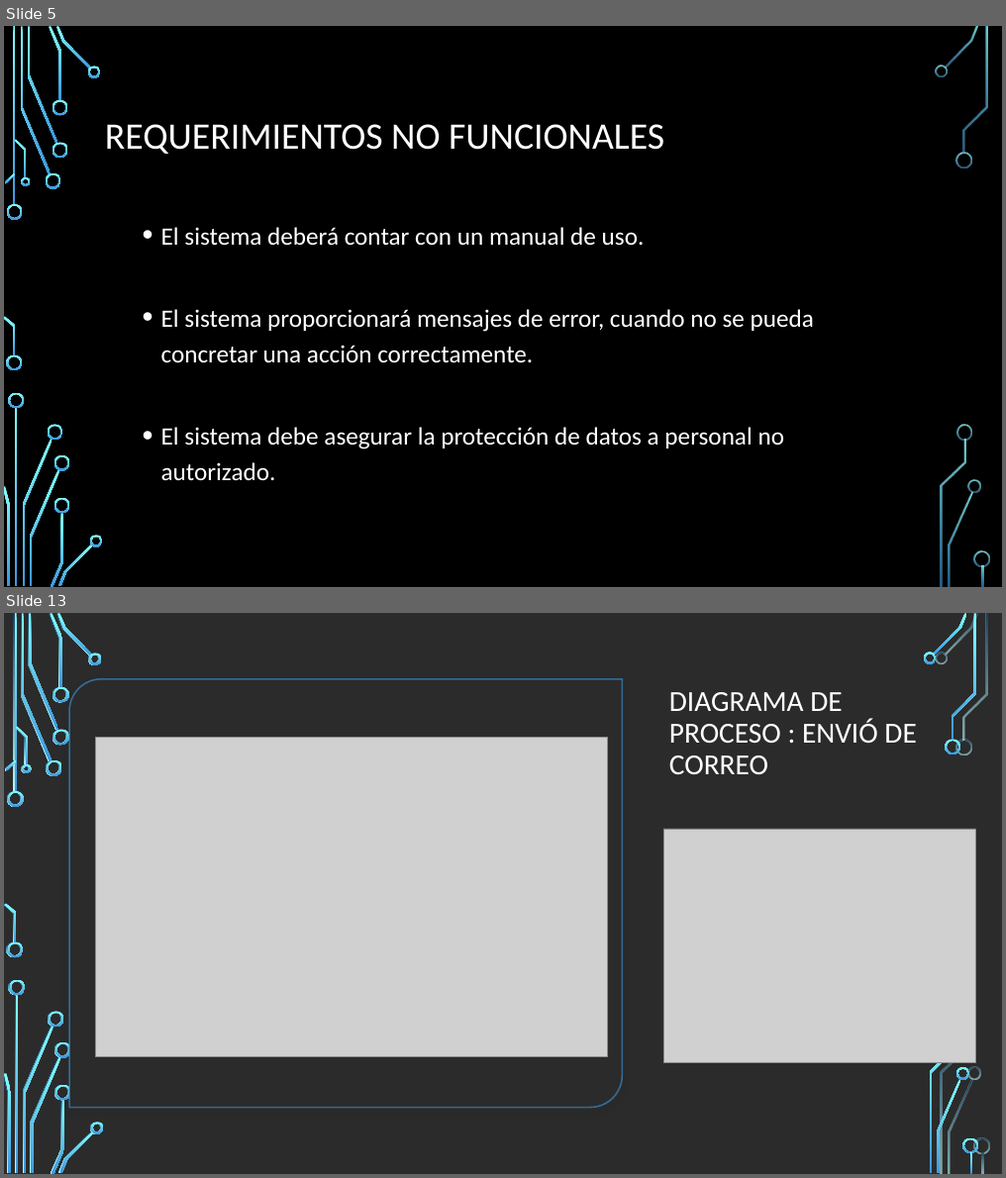
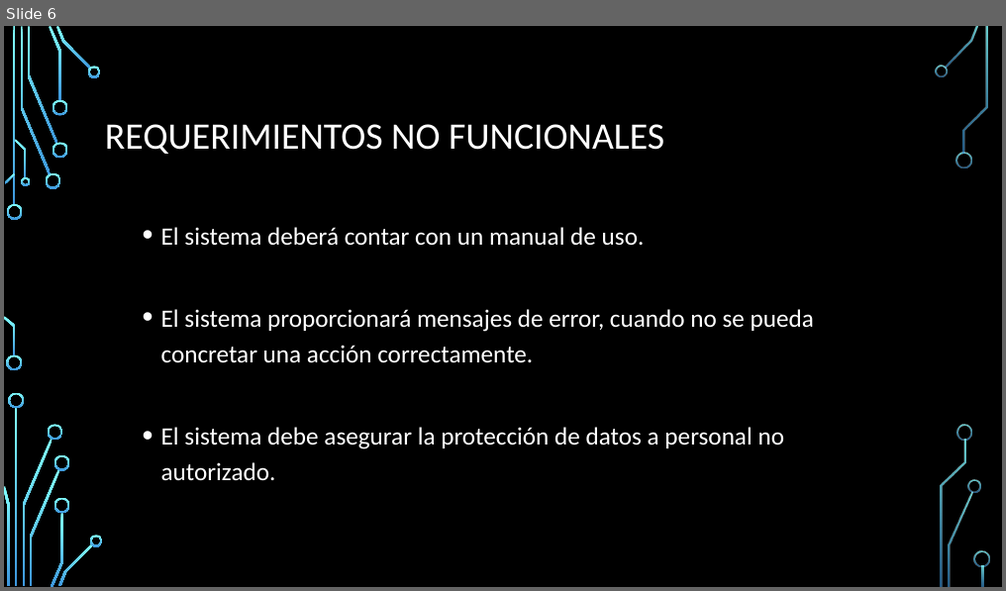
Before and after one commit to Adescafu/INFO264_Proyecto, a slide deck: presentacion.pptx. Shown one above the other, each under a label of ours: slides 5 and 13 before the commit, slide 6 after it; the slides between them are not shown. The pictures are 1006x1178 and 1006x591 pixels, drawn with LibreOffice and Linux fonts; fonts in the diff are those of the drawing; grey boxes stand for pictures; background and template pictures are left out; a plain dark background stands for a picture behind light text. Boxes give left, top, right and bottom in pixels: in the first picture for what was removed or moved away, otherwise in the second. Text is boxed around its words. In the diff, an @@ line names an element or a change of style, - is before the commit and + after.

```diff
--- a/presentacion.pptx
+++ b/presentacion.pptx
@@ slide 13 removed at (x1=4, y1=613, x2=1002, y2=1174), background picture (left out) @@
@@ round diag rect removed at (x1=69, y1=679, x2=622, y2=1107) @@
@@ title removed at (x1=669, y1=692, x2=916, y2=774) @@
-DIAGRAMA DE PROCESO : ENVIÓ DE CORREO
@@ picture removed at (x1=95, y1=738, x2=607, y2=1057) @@
@@ picture removed at (x1=663, y1=829, x2=976, y2=1062) @@
@@ group removed at (x1=4, y1=613, x2=979, y2=1174): 32 freeform shapes, 3 rectangles @@
@@ group removed at (x1=4, y1=613, x2=990, y2=1174): 32 freeform shapes, 3 rectangles @@
@@ what was slide 5 is now slide 6 @@
```
Also in this commit, not shown: 7 slides changed, 2 slides added, 4 other slides removed.
